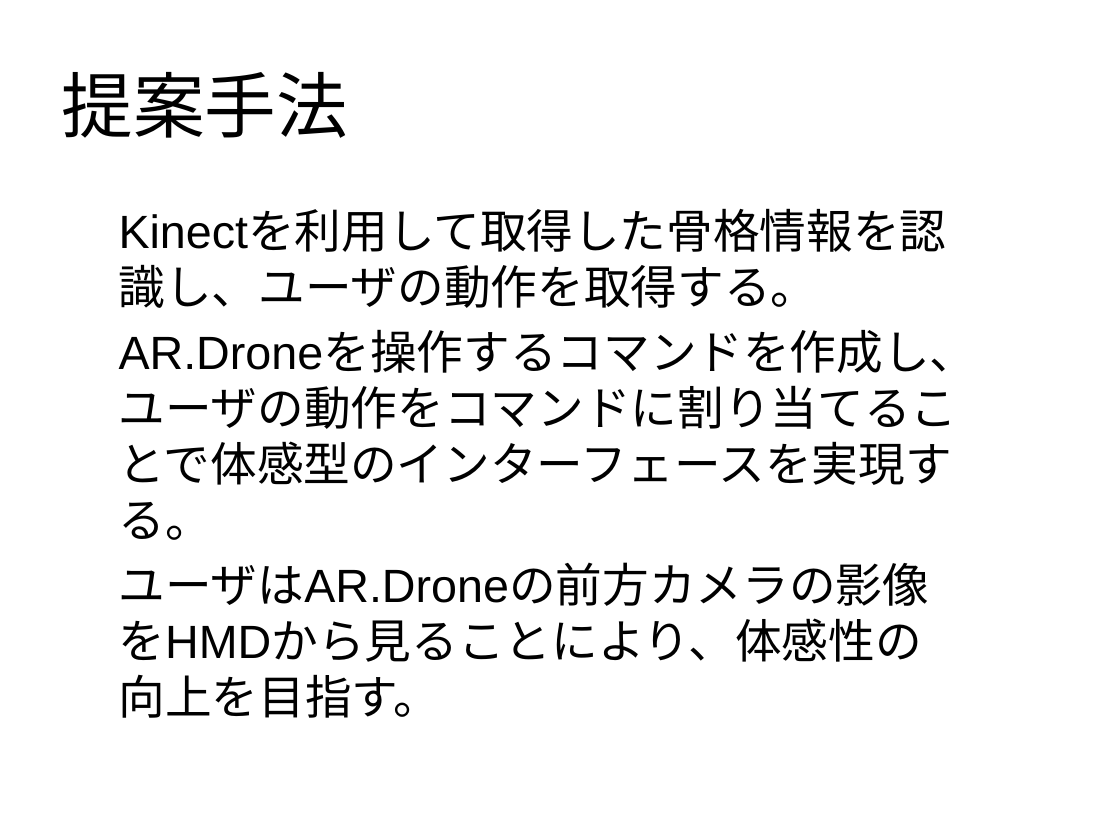
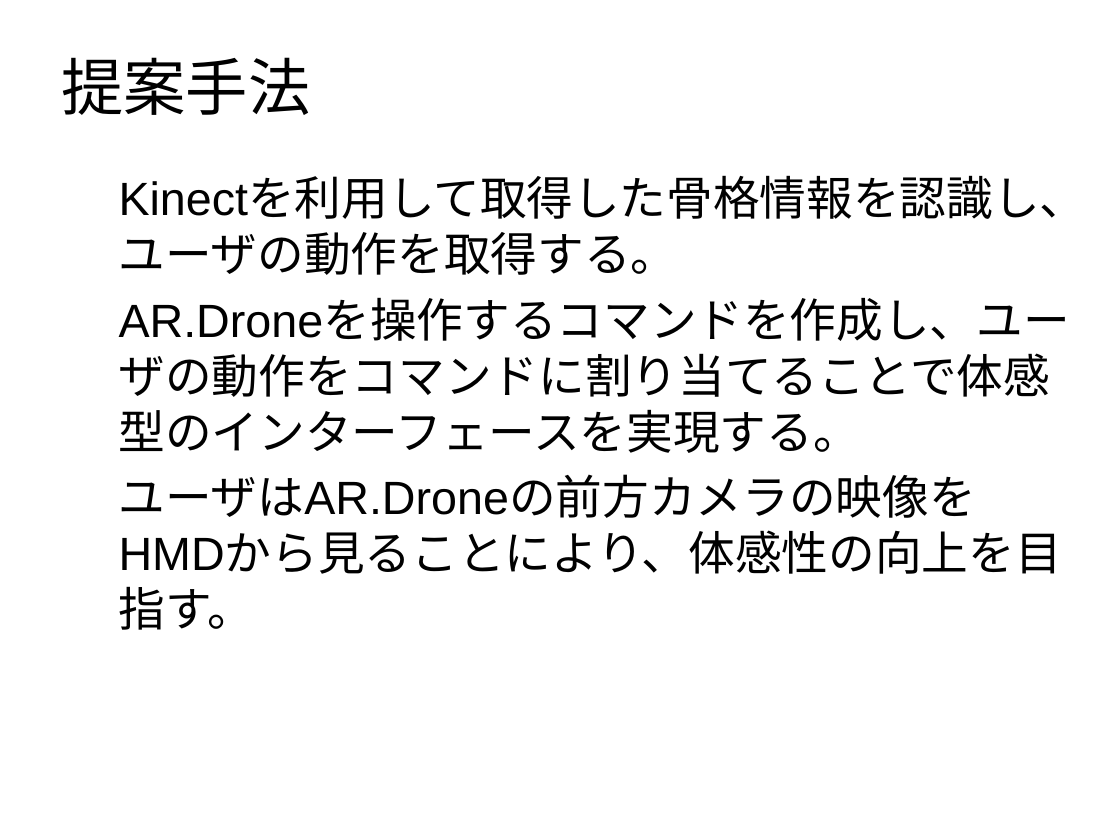
Before and after one commit to Kender09/dcl.apple, a slide deck: slide 6 of KinecDrone2.pptx. Drawn at 1120x840 pixels with LibreOffice and Linux fonts; fonts in the diff are those of the drawing. Boxes give left, top, right and bottom in pixels: in the first picture for what was removed or moved away, otherwise in the second. Text is boxed around its words. In the diff, an @@ line names an element or a change of style, - is before the commit and + after.

Commit message:
fix pptx

```diff
--- a/KinecDrone2.pptx
+++ b/KinecDrone2.pptx
@@ title "提案手法" at [62,57,311,115]: size 46 to 40 pt @@
@@ text "Kinectを利用して取得した骨格情報を認識し、ユーザの動作を取得する。": place and size @@
-text "Kinectを利用して取得した骨格情報を認識し、ユーザの動作を取得する。" at [119,264,977,718]
+text "Kinectを利用して取得した骨格情報を認識し、ユーザの動作を取得する。" at [119,179,1087,630]
@@ text at [119,474,1062,630]: text changed @@
-ユーザはAR.Droneの前方カメラの影像をHMDから見ることにより、体感性の向上を目指す。
+ユーザはAR.Droneの前方カメラの映像をHMDから見ることにより、体感性の向上を目指す。
```
Also in this commit, not shown: 6 other slides changed, 1 slide added, 1 slide removed, 4 other files.
